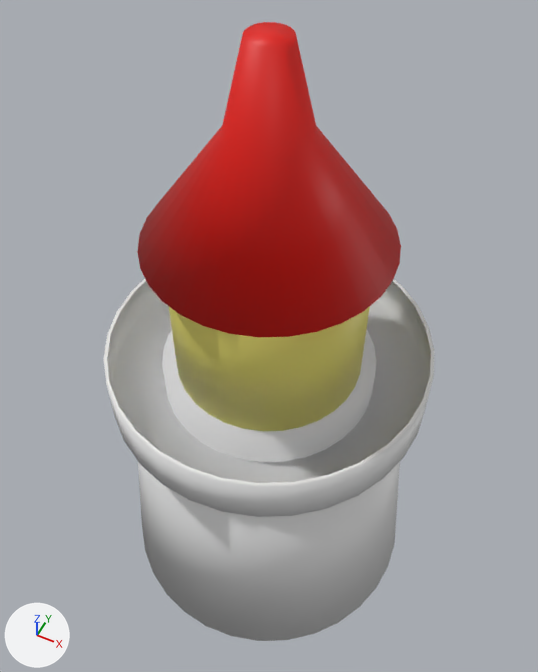
A saved change to the Blender file Assets/Prefabs/blenderModels/simpleLighthouse.blend.
One viewpoint serves both versions: a camera (50 mm lens) standing at (2.35, -4.7, 9.64) and looking at (-0.06, 0.11, 3.62). Every picture has the same lights, and +X, +Y and +Z are marked at lower left.
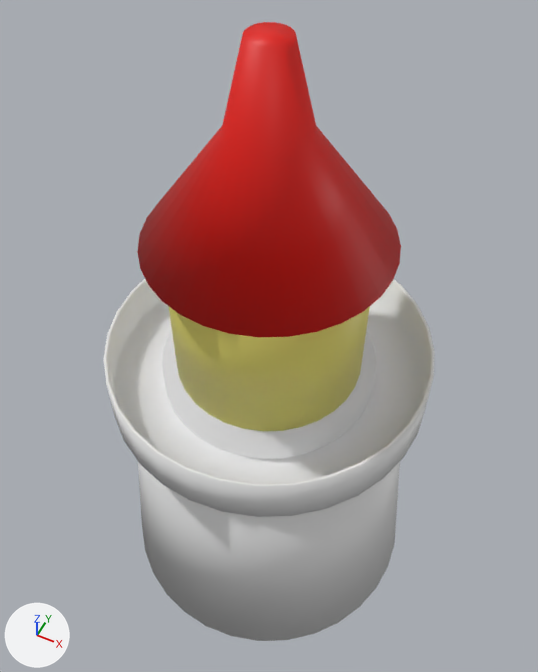
Edits to the scene script, one JSON object a line:
```json
{"block": "me_cylinder_001", "where": "# used by ob_cylinder_001; location = (0.0, 0.0, 0.0)"}
{"op": "remove", "block": "me_cylinder_001", "code": "me_cylinder_001.from_pydata(...)  # 128 vertices, 98 faces; spans x -1.75..1.75, y -1.75..1.75, z 3.1..3.66"}
{"op": "add", "block": "me_cylinder_001", "code": "me_cylinder_001.from_pydata(...)  # 192 vertices, 162 faces; spans x -1.75..1.75, y -1.75..1.75, z 3.1..3.66"}
{"block": "me_cylinder_001", "change": "me_cylinder_001 part 1"}
{"block": "me_cylinder_001", "change": "32 vertices are added at x -1.09..1.09, y -1.09..1.09, z 3.2"}
{"block": "me_cylinder_001", "change": "32 new vertices lie (0.0, 0.0, -0.46) away from vertices in x -1.71..1.71, y -1.71..1.71, z 3.66"}
{"block": "me_cylinder_001", "change": "64 new faces join them"}
```

Pixel boxes [x1, y1, x2, y2] of what changed, in the pictures (538 x 672 px):
```json
{"part": 1, "of": "me_cylinder_001", "change": "added", "after": [107, 281, 431, 483]}
```
